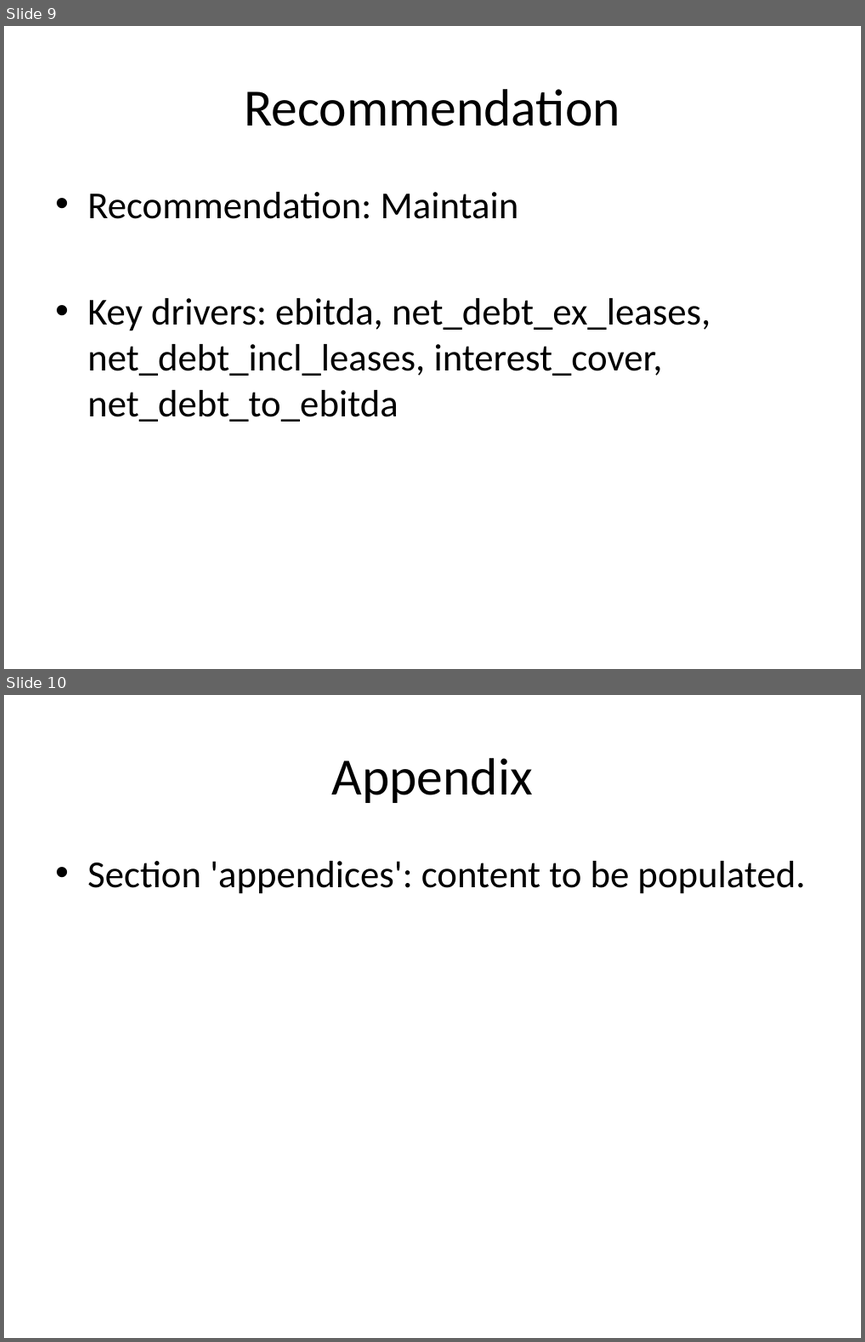
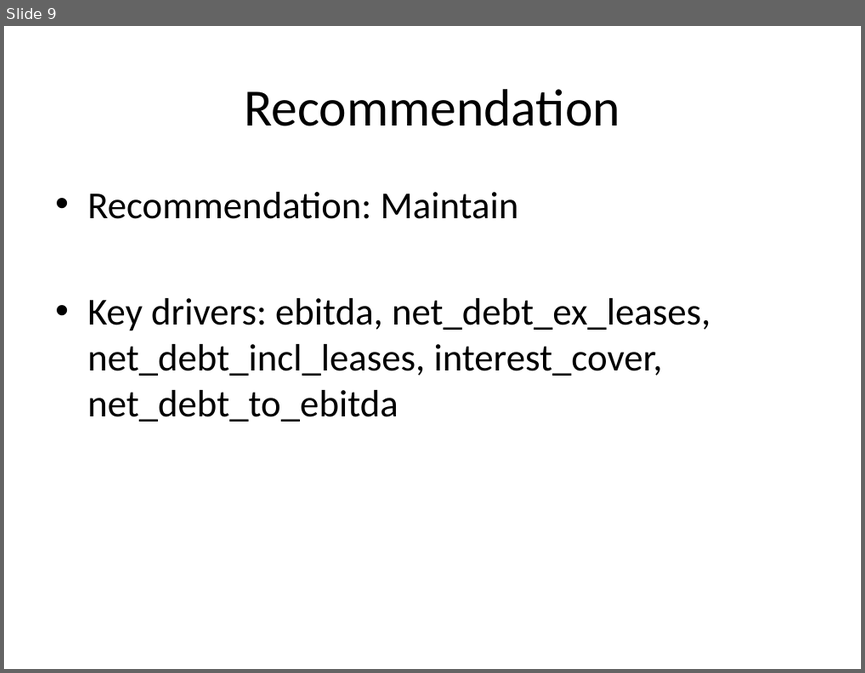
Before and after one commit to Menazza/credit_analysis_ai, a slide deck: test_results/pipeline_output/committee_deck.pptx. Shown one above the other, each under a label of ours: slides 9 and 10 before the commit, slide 9 after it. The pictures are 865x1342 and 865x673 pixels, drawn with LibreOffice and Linux fonts; fonts in the diff are those of the drawing. Boxes give left, top, right and bottom in pixels: in the first picture for what was removed or moved away, otherwise in the second. Text is boxed around its words. In the diff, an @@ line names an element or a change of style, - is before the commit and + after.

```diff
--- a/test_results/pipeline_output/committee_deck.pptx
+++ b/test_results/pipeline_output/committee_deck.pptx
@@ slide 10 removed at (x1=4, y1=695, x2=861, y2=1338), background #FFFFFF @@
@@ title removed at (x1=332, y1=758, x2=533, y2=803) @@
-Appendix
@@ text removed at (x1=87, y1=861, x2=805, y2=894) @@
-• Section 'appendices': content to be populated.
```
Also in this commit, not shown: 7 slides changed, 1 slide added, 21 other files.
